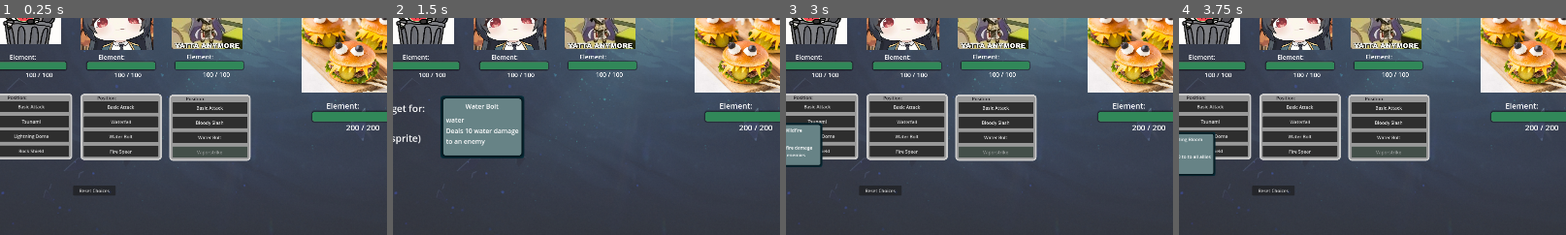
Above: before the commit, frames 1-4 (left to right).
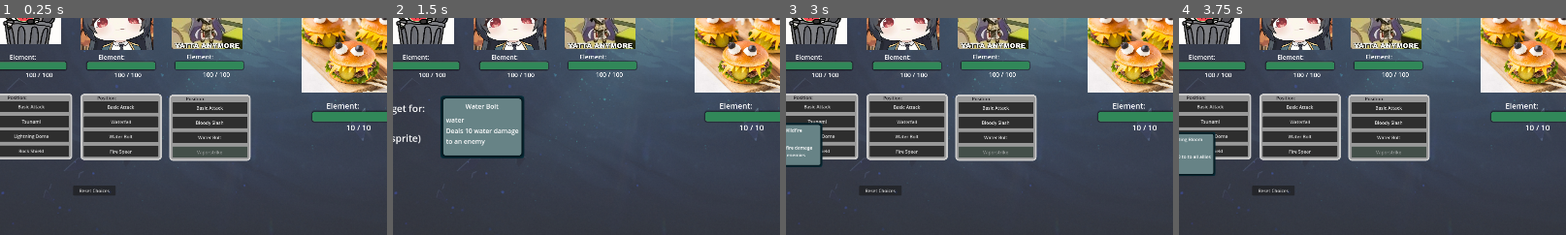
Above: after the commit, the same moments.

Repository: JuneauPlayz/project-burge
Game: Godot game, scene res://scenes/combat_test_2.tscn
The game is run twice, just before and just after one commit, with the same random seed, the same clock (stepped at 60 frames per second) and the same inputs. This scene is started directly instead of the project's main scene.
Inputs (mouse positions are % of the whole screen's width and height, from its top left):
- Up to frame 1 (0.25 s): no input
- Up to frame 2 (1.5 s): click "Ignite" at 0.5 s; click "Water Bolt" at 1.25 s
- Up to frame 3 (3 s): click (59, 50) at 2.02 s; click "Wildfire" at 2.75 s
- Up to frame 4 (3.75 s): click "Healing Bloom" at 3.5 s
The pictures show only the part of the screen within x 14-64%, y 36-86%; the shares and areas given below are measured in that part.

The runs differ from the first frame. In frame 1, 0.1% of the frame differs, in the area x 89-98%, y 49-52%; in frame 2, 0.1%; in frame 3, 0.1%; in frame 4, 0.1%.

Commit message:
Incomplete Death
enemy hp dropping below 0 now removes them from the enemies array

Diff:
--- a/resources/Skills/Bloody_Slash.tres
+++ b/resources/Skills/Bloody_Slash.tres
@@ -9,6 +9,14 @@
 damage = 10
 element = "none"
 damaging = true
+healing = false
+shielding = false
 friendly = false
+double_hit = false
+damage2 = 0
+element2 = ""
+requirement = false
+reaction_requirement = ""
+requirement_count = 0
 status_effects = [ExtResource("2_45y2v")]
 target_type = "single_enemy"
--- a/scenes/COPIES/combat_test_2_COPY.tscn
+++ b/scenes/COPIES/combat_test_2_COPY.tscn
@@ -228,7 +228,6 @@
 stream = ExtResource("20_0hm71")
 volume_db = -16.0
 
-[connection signal="hit" from="CombatManager" to="SoundManager" method="_on_combat_manager_hit"]
 [connection signal="new_select" from="Ally1/SpellSelectUi" to="CombatManager" method="_on_spell_select_ui_new_select"]
 [connection signal="new_select" from="Ally2/SpellSelectUi" to="CombatManager" method="_on_spell_select_ui_2_new_select"]
 [connection signal="new_select" from="Ally3/SpellSelectUi" to="CombatManager" method="_on_spell_select_ui_3_new_select"]
--- a/scenes/combat_manager.gd
+++ b/scenes/combat_manager.gd
@@ -7,11 +7,11 @@
 @export var ally3 : Ally
 @export var ally4 : Ally
 @export var allies : Array = []
+
 @export var enemy1 : Enemy
 @export var enemy2 : Enemy
 @export var enemy3 : Enemy
 @export var enemy4 : Enemy
-
 @export var enemies : Array = []
 
 var ally_list = [ally1, ally2, ally3, ally4]
@@ -68,29 +68,18 @@
 	allies.append(ally3)
 	allies.append(ally4)
 	# setting left and right for units
-	for n in range(enemies.size()):
-		if n > 0:
-			enemies[n].left = enemies[n-1]
-		else:
-			enemies[n].left = null
-		if n < enemies.size()-1:
-			enemies[n].right = enemies[n+1]
-		else:
-			enemies[n].right = null
-	for n in range(allies.size()):
-		if n > 0:
-			allies[n].left = allies[n-1]
-		else:
-			allies[n].left = null
-		if n < enemies.size()-1:
-			allies[n].right = allies[n+1]
-		else:
-			allies[n].right = null
+	set_enemy_pos()
 
 	ReactionManager.reaction_finished.connect(self.reaction_signal)
 	show_skills()
 	reset_skill_select()
 	start_combat()
+
+#use this function to print whatever you want
+func debug_printer():
+	for x in enemy2.status:
+		print("found a status: ")
+		print(enemy2.status)
 
 func start_combat():
 	while (!combat_finished):
@@ -142,6 +131,7 @@
 	await get_tree().create_timer(0.1).timeout
 	enemy_post_status()
 	await get_tree().create_timer(0.3).timeout
+	debug_printer()
 	enemy_turn_done.emit()
 
 func use_skill(skill,target):
@@ -567,3 +557,23 @@
 					ally.get_child(0).enable(4)
 				else:
 					ally.get_child(0).disable(4)
+
+func set_enemy_pos():
+	for n in range(enemies.size()):
+		if n > 0:
+			enemies[n].left = enemies[n-1]
+		else:
+			enemies[n].left = null
+		if n < enemies.size()-1:
+			enemies[n].right = enemies[n+1]
+		else:
+			enemies[n].right = null
+	for n in range(allies.size()):
+		if n > 0:
+			allies[n].left = allies[n-1]
+		else:
+			allies[n].left = null
+		if n < enemies.size()-1:
+			allies[n].right = allies[n+1]
+		else:
+			allies[n].right = null
--- a/scenes/combat_test_2.tscn
+++ b/scenes/combat_test_2.tscn
@@ -212,6 +212,7 @@
 position = Vector2(969, 143)
 skill1 = ExtResource("21_st4wd")
 skill2 = ExtResource("22_bh7xm")
+health = 10
 
 [node name="BurgerEnemy2" parent="." instance=ExtResource("17_oeje8")]
 position = Vector2(1277, 141)
--- a/scripts/enemy.gd
+++ b/scripts/enemy.gd
@@ -99,6 +99,8 @@
 
 func die():
 	print("ded")
+	combat_manager.enemies.erase(self)
+	combat_manager.set_enemy_pos()
 
 func change_skills():
 	if current_skill == skill1:
